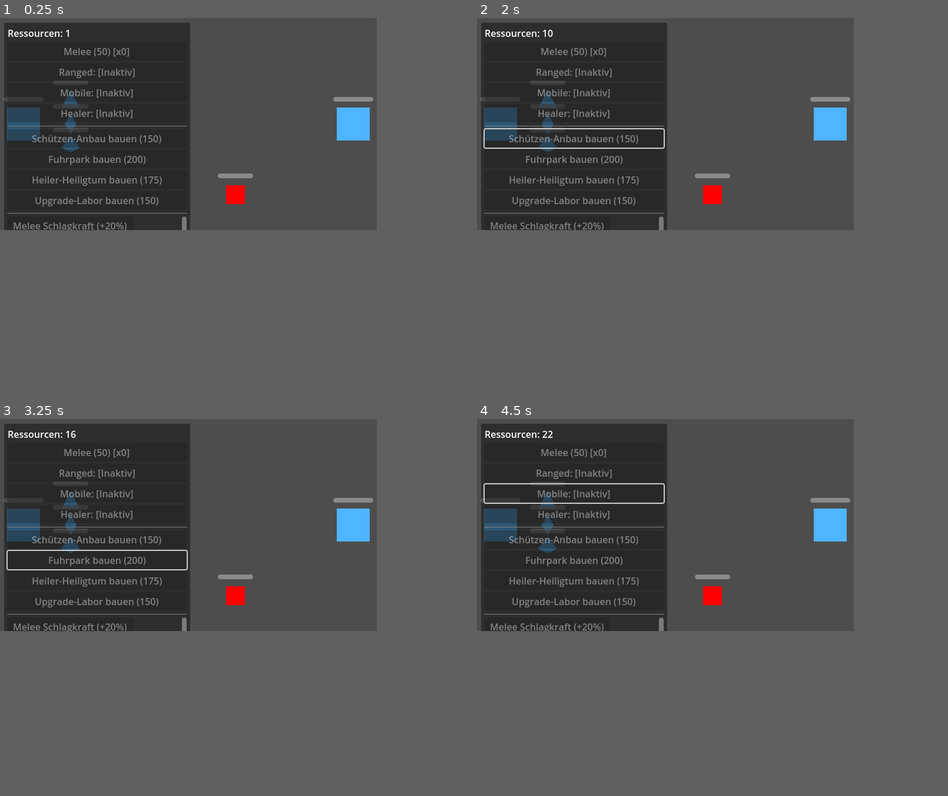
Above: before the commit, frames 1-4 (two rows, left to right).
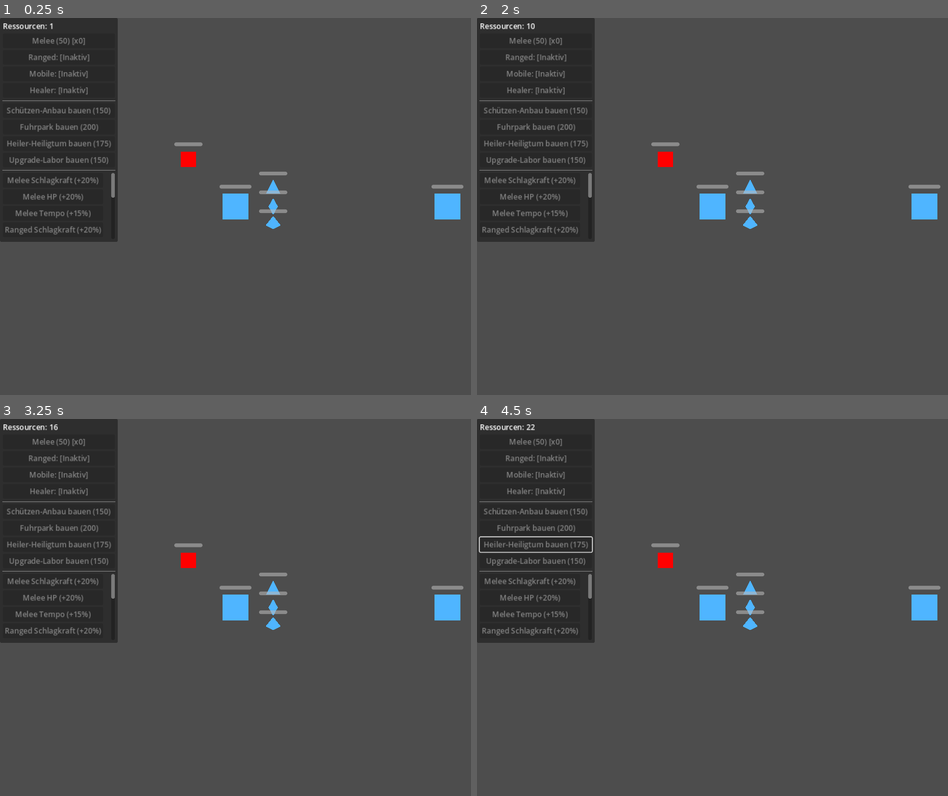
Above: after the commit, the same moments.

Repository: neuhier/airts
Game: Godot game, scene res://scenes/main/main.tscn
Two runs of this game, one before a commit and one after it. Both use one fixed random seed, a clock stepped at 60 frames per second and the inputs below.
Inputs (mouse positions are in pixels of both pictures, inside the frame that each line leads up to):
- Up to frame 1 (0.25 s): no input
- Up to frame 2 (2 s): move the mouse to (750, 112) at 0.52 s; click (750, 112) at 0.67 s; move the mouse to (590, 134) at 1.27 s; click (590, 134) at 1.42 s
- Up to frame 3 (3.25 s): move the mouse to (226, 479) at 2.02 s; click (226, 479) at 2.17 s; move the mouse to (169, 566) at 2.77 s; click (169, 566) at 2.92 s
- Up to frame 4 (4.5 s): move the mouse to (778, 558) at 3.52 s; click (778, 558) at 3.67 s; move the mouse to (552, 494) at 4.27 s; click (552, 494) at 4.42 s
In our replay, the window is 640x360 before the commit and 800x640 after it. These sizes can differ from the game's own. Grey fills any space a smaller window leaves; there, only what the larger window draws over its background counts as a difference.

The runs differ from the first frame. In frame 1, 15% of the frame differs, in the area x 0-99%, y 0-60%; in frame 2, 15%; in frame 3, 15%; in frame 4, 16%.

Commit message:
Resize screen and move menu to the side
Co-authored-by: Ona <no-reply@ona.com>

Diff:
--- a/project.godot
+++ b/project.godot
@@ -17,8 +17,8 @@
 
 [display]
 
-window/size/viewport_width=640
-window/size/viewport_height=360
+window/size/viewport_width=1000
+window/size/viewport_height=800
 window/stretch/mode="canvas_items"
 window/handheld/orientation="landscape"
 
--- a/scenes/main/gui.tscn
+++ b/scenes/main/gui.tscn
@@ -16,10 +16,12 @@
 
 [node name="Panel" type="PanelContainer" parent="."]
 mouse_filter = 1
-offset_left = 4.0
-offset_top = 4.0
-offset_right = 320.0
-offset_bottom = 356.0
+anchor_right = 0.0
+anchor_bottom = 1.0
+offset_left = 0.0
+offset_top = 0.0
+offset_right = 250.0
+offset_bottom = 0.0
 
 [node name="MarginContainer" type="MarginContainer" parent="Panel"]
 theme_override_constants/margin_left = 6
--- a/scenes/main/main.tscn
+++ b/scenes/main/main.tscn
@@ -12,32 +12,26 @@
 script = ExtResource("1")
 
 [node name="Camera2D" type="Camera2D" parent="."]
-position = Vector2(320, 180)
+position = Vector2(500, 400)
 
 [node name="TouchInputController" type="Node2D" parent="."]
 script = ExtResource("2")
 
 [node name="PlayerHQ" parent="." instance=ExtResource("6")]
-position = Vector2(40, 180)
+position = Vector2(500, 400)
 
 [node name="EnemyHQ" parent="." instance=ExtResource("6")]
-position = Vector2(600, 180)
+position = Vector2(950, 400)
 team = 1
 
 [node name="MeleeUnit" parent="." instance=ExtResource("3")]
-position = Vector2(120, 140)
+position = Vector2(580, 360)
 
 [node name="RangedUnit" parent="." instance=ExtResource("4")]
-position = Vector2(120, 180)
+position = Vector2(580, 400)
 
 [node name="MobileUnit" parent="." instance=ExtResource("5")]
-position = Vector2(120, 220)
+position = Vector2(580, 440)
 
 [node name="GUI" parent="." instance=ExtResource("7")]
 layout_mode = 3
-offset_left = 3.0
-offset_top = 4.0
-offset_right = 3.0
-offset_bottom = 4.0
-grow_horizontal = 2
-grow_vertical = 2
